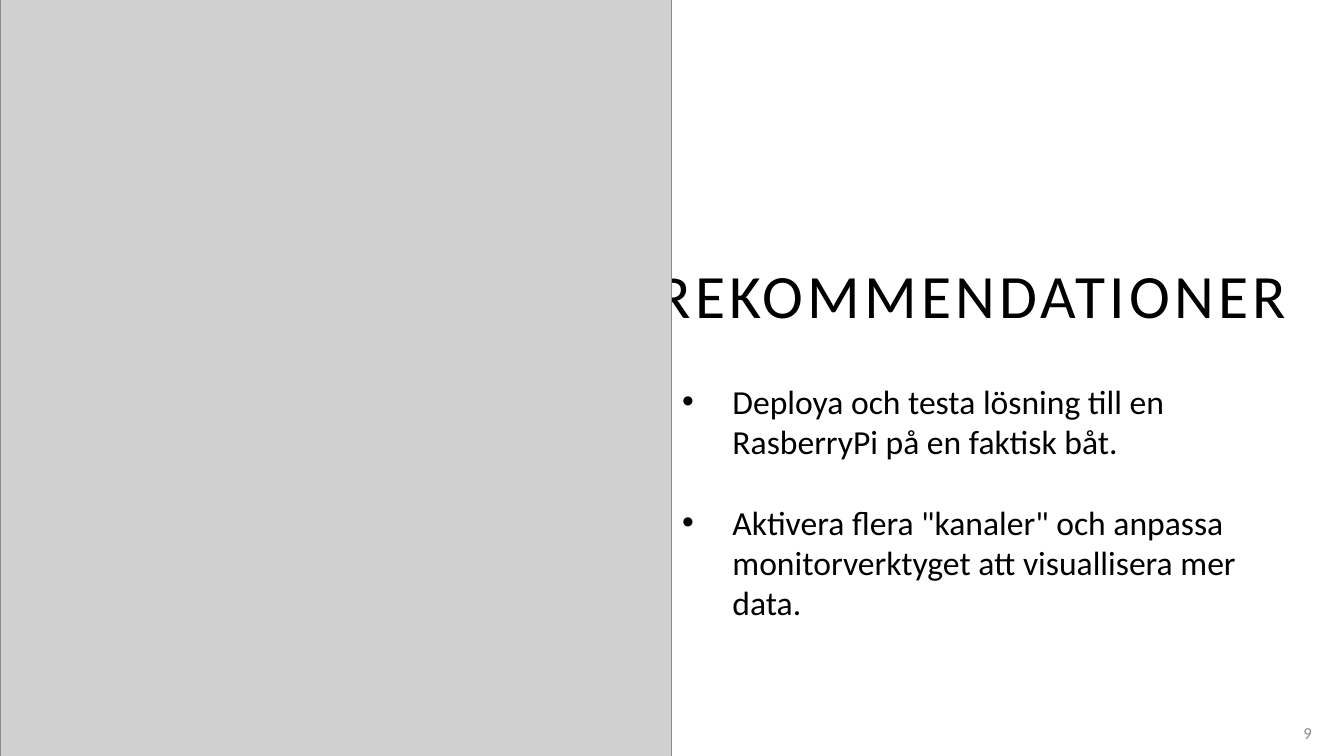
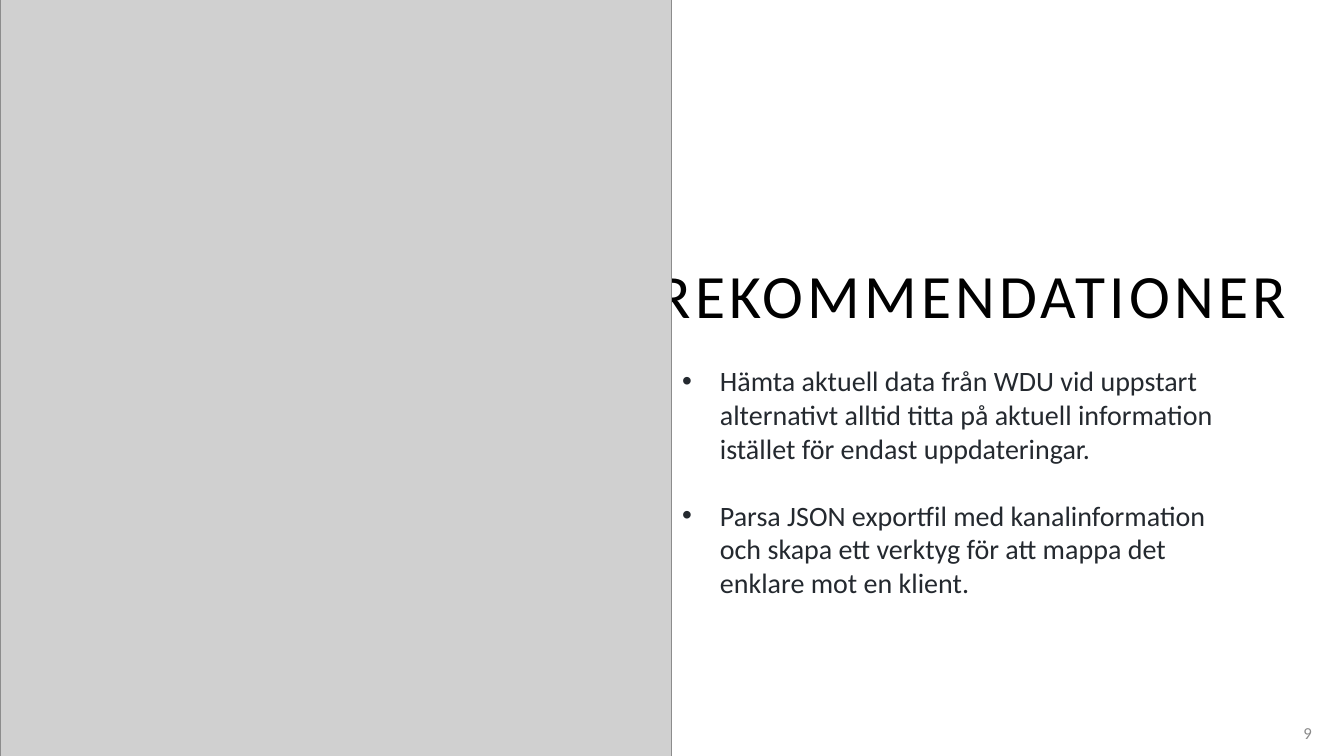
Before and after one commit to Addnode-Hackaton-2022/Team-1, a slide deck: slide 9 of Presentation.pptx. Drawn at 1344x756 pixels with LibreOffice and Linux fonts; fonts in the diff are those of the drawing; grey boxes stand for pictures. Boxes give left, top, right and bottom in pixels: in the first picture for what was removed or moved away, otherwise in the second. Text is boxed around its words. In the diff, an @@ line names an element or a change of style, - is before the commit and + after.

Commit message:
Update presentation

```diff
--- a/Presentation.pptx
+++ b/Presentation.pptx
@@ text at (720,371,1212,593): text changed; size 24 to 20 pt; text colour #000000 to #24292F @@
-• Deploya och testa lösning till en RasberryPi på en faktisk båt.
-• Aktivera flera "kanaler" och anpassa monitorverktyget att visuallisera mer data.
+• Hämta aktuell data från WDU vid uppstart alternativt alltid titta på aktuell information istället för endast uppdateringar.
+• Parsa JSON exportfil med kanalinformation och skapa ett verktyg för att mappa det enklare mot en klient.
```
